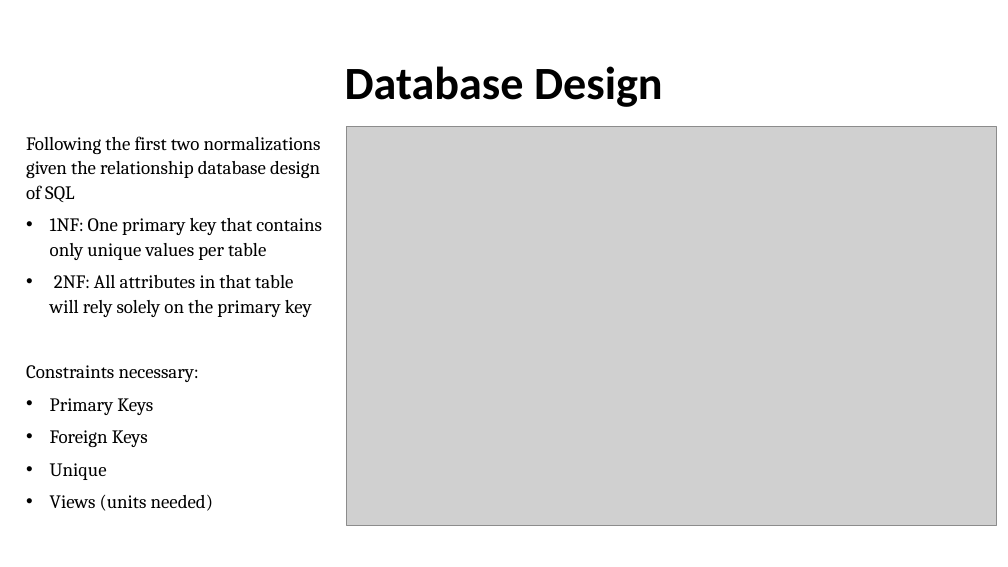
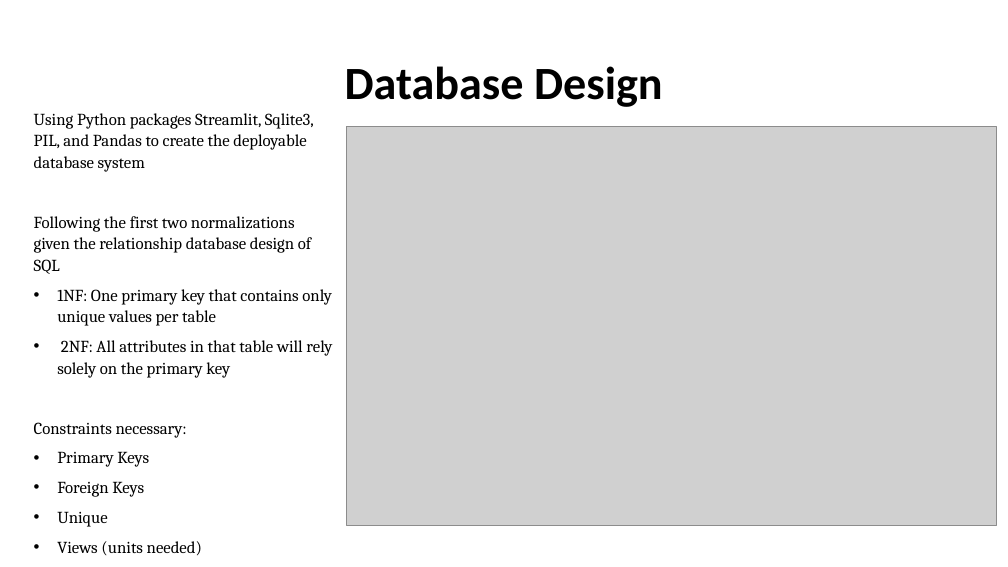
Before and after one commit to Mccail4476/D-532_Hiking, a slide deck: slide 3 of Presentation_setup.pptx. Drawn at 1008x567 pixels with LibreOffice and Linux fonts; fonts in the diff are those of the drawing; grey boxes stand for pictures; background and template pictures are left out. Boxes give left, top, right and bottom in pixels: in the first picture for what was removed or moved away, otherwise in the second. Text is boxed around its words. In the diff, an @@ line names an element or a change of style, - is before the commit and + after.

```diff
--- a/Presentation_setup.pptx
+++ b/Presentation_setup.pptx
@@ text "Using Python packages Streamlit, Sqlite3, ..." moved from (x1=26, y1=136, x2=322, y2=511) to (x1=34, y1=113, x2=332, y2=555) @@
@@ text at (x1=34, y1=113, x2=314, y2=172): paragraph added @@
+Using Python packages Streamlit, Sqlite3, PIL, and Pandas to create the deployable database system
@@ text at (x1=34, y1=216, x2=332, y2=555): size 18 to 16 pt in "Following the first two normalizations given the ...", "1NF: One primary key that contains only ...", "2NF: All attributes in that table will ...", "Constraints necessary:" and 4 more places @@
```
Also in this commit, not shown: 1 other slide changed, 2 other files.
